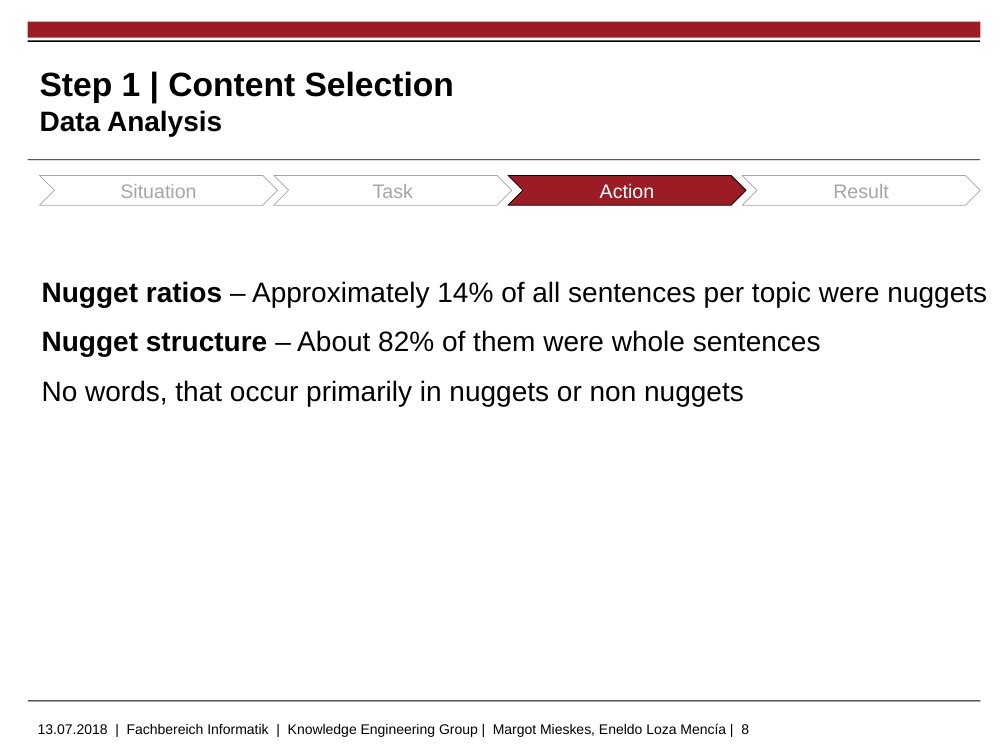
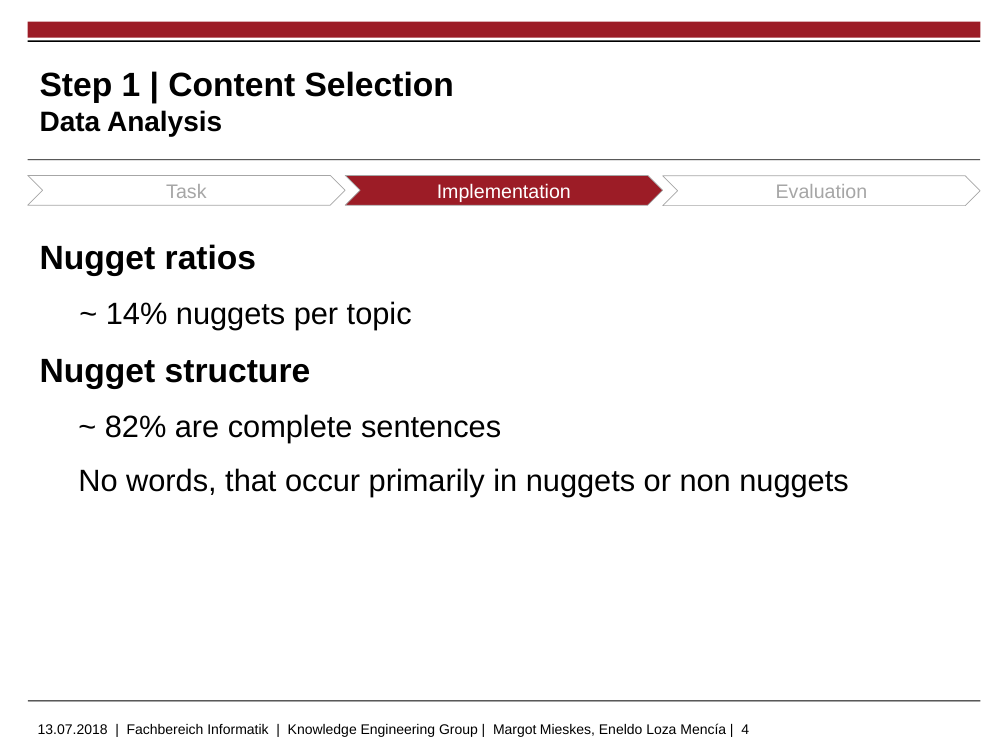
Before and after one commit to markushoehn/Auto_TextSum, a slide deck: slide 4 of presentation/20180713 Gruppe 5 - final.pptx (slide 8 before the commit). Drawn at 1008x756 pixels with LibreOffice and Linux fonts; fonts in the diff are those of the drawing; background and template pictures are left out. Boxes give left, top, right and bottom in pixels: in the first picture for what was removed or moved away, otherwise in the second. Text is boxed around its words. In the diff, an @@ line names an element or a change of style, - is before the commit and + after.

```diff
--- a/presentation/20180713 Gruppe 5 - final.pptx
+++ b/presentation/20180713 Gruppe 5 - final.pptx
@@ chevron "Task": place and size @@
-chevron "Task" at (274, 175, 512, 206)
+chevron "Task" at (28, 175, 346, 206)
@@ chevron removed at (39, 175, 277, 206) @@
-Situation
@@ chevron added at (346, 175, 663, 206), fill #9C1C26, outline #A6A6A6 0.5 pt, 14 pt, text #FFFFFF @@
+Implementation
@@ chevron removed at (508, 175, 746, 206) @@
-Action
@@ chevron added at (663, 175, 981, 206), fill #FFFFFF, outline #A6A6A6 0.5 pt, 14 pt, text #A6A6A6 @@
+Evaluation
@@ chevron removed at (742, 175, 980, 206) @@
-Result
@@ text "Nugget ratios": place and size @@
-text "Nugget ratios" at (42, 281, 987, 406)
+text "Nugget ratios" at (40, 244, 848, 496)
@@ text at (40, 244, 501, 442): text changed; size 20 to 22 pt @@
-Nugget ratios – Approximately 14% of all sentences per topic were nuggets
-Nugget structure – About 82% of them were whole sentences
+Nugget ratios
+    ~ 14% nuggets per topic
+Nugget structure
+    ~ 82% are complete sentences
@@ text at (78, 468, 848, 496): size 20 to 22 pt in "No words, that occur primarily in nuggets ..."; list level 1 to 3 in "No words, that occur primarily ..." @@
@@ text at (38, 723, 749, 737): text changed @@
-13.07.2018 | Fachbereich Informatik | Knowledge Engineering Group | Margot Mieskes, Eneldo Loza Mencía | 8
+13.07.2018 | Fachbereich Informatik | Knowledge Engineering Group | Margot Mieskes, Eneldo Loza Mencía | 4
```
Also in this commit, not shown: 29 other slides changed, 4 slides added, 10 slides removed, 11 other files.
